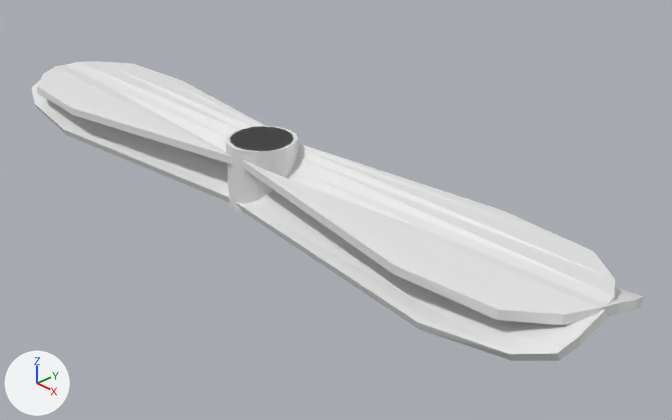
The Blender file meshes/blender_files/cw_prop.blend: old version first, new version second.
Both versions are drawn from a 50 mm camera at (0.0401, -0.0317, 0.0223) aimed at (0.0038, 0.0024, -0.0021). Lighting does not change. The marker at lower left points along +X, +Y and +Z.

Names of what the first picture shows: 'cw_prop', 'cw_prop.001'.
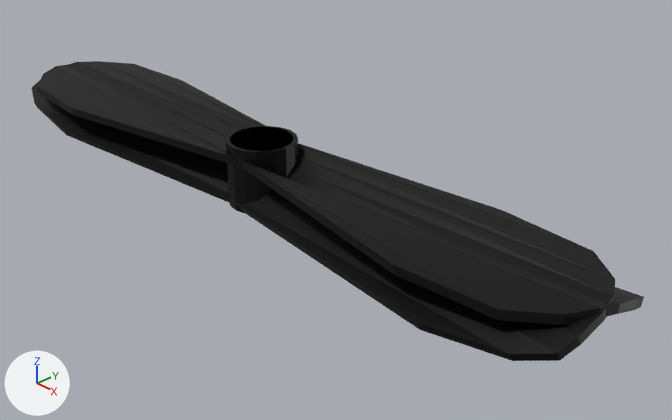
Location of each change, (x1, y1, x2, y2) in pixels of the pictures (672 x 420 px):
'cw_prop.001', recoloured (white to black): (37, 64, 615, 361) in both
'cw_prop', recoloured (white to black): (31, 61, 644, 325) in both

What the commit changed:
Material 'black plastic' (mat_black_plastic) is new.
Its base color is (0.0, 0.0, 0.0) (black #000000).
Its metallic is 0.398.
me_cylinder_004 has 156 vertices, 126 faces and spans x -0.0235..0.0235, y -0.002..0.0067, z -0.002..0.002.
me_cylinder_004 now uses material mat_black_plastic (black #000000).
me_cylinder_001 has 156 vertices, 126 faces and spans x -0.0235..0.0235, y -0.0043..0.0043, z -0.002..0.002.
me_cylinder_001 now uses material mat_black_plastic (black #000000).
